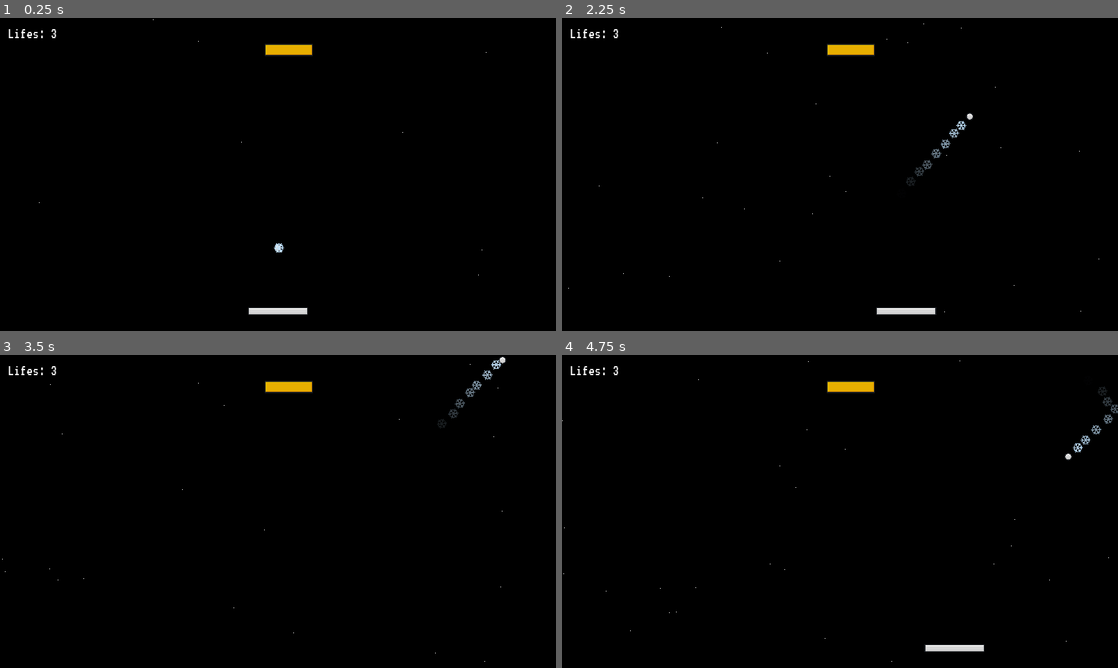
Above: before the commit, frames 1-4 (two rows, left to right).
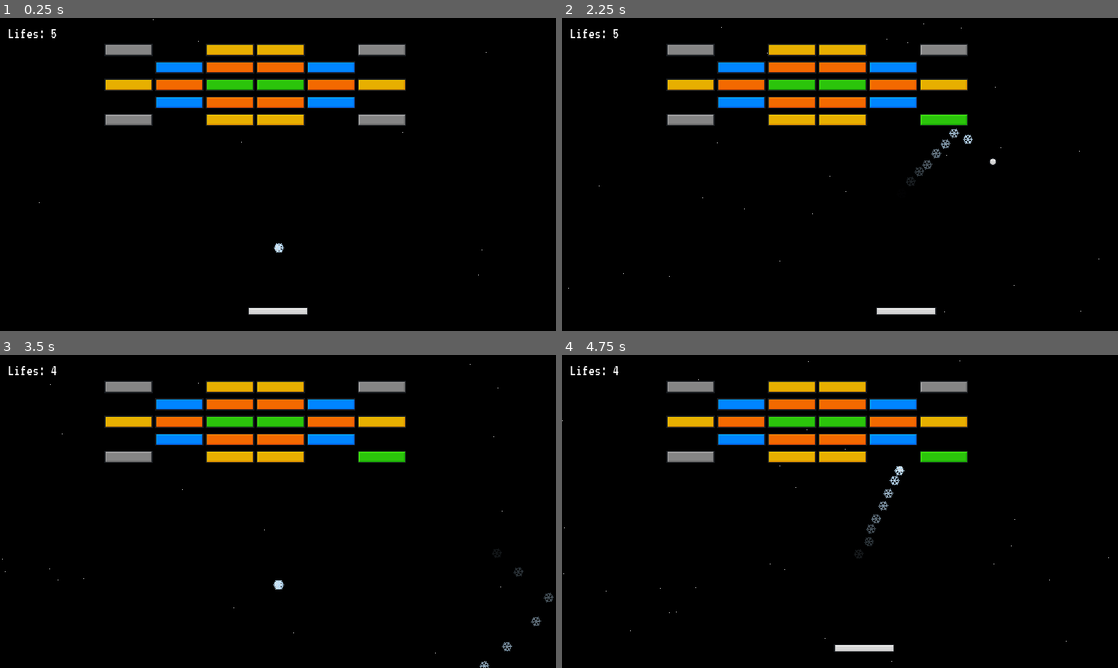
Above: after the commit, the same moments.

Repository: qusitu1/Brick-Breakers
Game: Godot game, scene res://Scenes/main.tscn
Two runs of this game, one before a commit and one after it. Both use one fixed random seed, a clock stepped at 60 frames per second and the inputs below.
Inputs:
- Up to frame 1 (0.25 s): no input
- Up to frame 2 (2.25 s): tap Enter at 0.5 s; hold D (right) 0.53-1.28 s; hold A (left) 1.28-2.03 s; hold D (right) from 2.03 s (still down)
- Up to frame 3 (3.5 s): keep holding D (right)
- Up to frame 4 (4.75 s): release D (right) at 3.53 s; hold A (left) from 3.53 s (still down)

The runs differ from the first frame. In frame 1, 7.3% of the frame differs, in the area x 9-73%, y 3-35%; in frame 2, 7.4%; in frame 3, 7.7%; in frame 4, 8.3%, in the area x 9-100%, y 3-95%.

Commit message:
added an extra level

Diff:
--- a/Scenes/ui.tscn
+++ b/Scenes/ui.tscn
@@ -34,7 +34,7 @@
 size_flags_vertical = 0
 theme_override_fonts/font = ExtResource("2_gc8ei")
 theme_override_font_sizes/font_size = 32
-text = "Lifes : 3"
+text = "Lifes : 5"
 
 [node name="LevelWonContainer" type="CenterContainer" parent="."]
 visible = false
--- a/Scripts/ball.gd
+++ b/Scripts/ball.gd
@@ -7,7 +7,7 @@
 const VELOCITY_LIMIT = 40
 
 @export var ball_speed = 15
-@export var lifes = 3
+@export var lifes = 5
 @export var death_zone: DeathZone
 @export var ui: UI
 
--- a/Scripts/level_definitions.gd
+++ b/Scripts/level_definitions.gd
@@ -1,6 +1,6 @@
 extends Node
 
-var current_level = 1
+var current_level = 2
 
 
 
@@ -9,6 +9,14 @@
 ]
 
 var level_2 = [
+	[0,5,0,1,1,0,5,0],
+	[0,0,2,3,3,2,0,0],
+	[0,1,3,4,4,3,1,0],
+	[0,0,2,3,3,2,0,0],
+	[0,5,0,1,1,0,5,0]
+]
+
+var level_3 = [
 	[5,5,5,5,5,5,5,5],
 	[5,5,4,4,4,5,5,5],
 	[0,0,5,5,5,3,0,0],
@@ -16,7 +24,7 @@
 	[1,1,1,1,1,1,1,1]
 ]
 
-var levels = [level_1, level_2]
+var levels = [level_1, level_2, level_3]
 
 func get_current_level():
 	print(levels[0])
